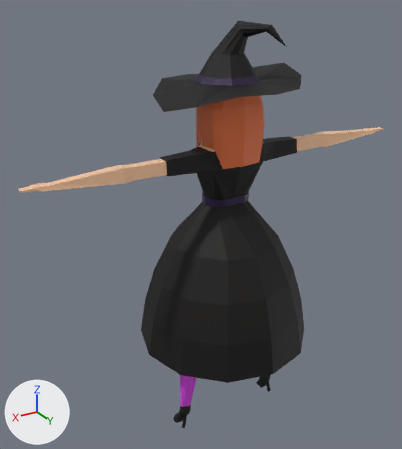
The Blender file Ryddelmyst_5.8/Content/Ryddelmyst_Assets/Meshes/witch_anims.blend, before and after one commit.
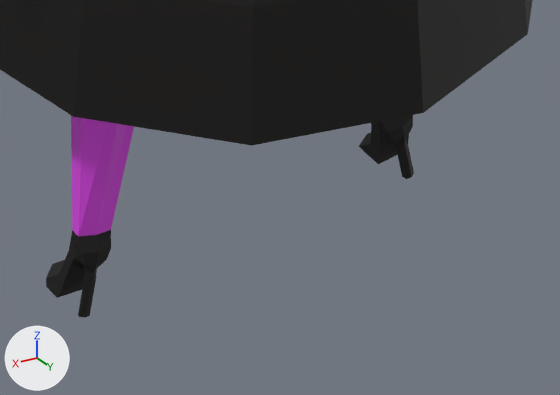
The first picture shows the older version from a 50 mm lens placed at (12.26, 18.45, 18.83), pointed at (0.75, -0.74, 9.24). The close-ups show the older and then the newer version on the part from 40% to 77% of the width and 77% to 100% of the height of that picture. Only the edits that show in the close-ups are written down. Arrows for +X, +Y and +Z are at lower left; the lights stay in place.

The scene before the commit, as lines of its bpy script (objects in view):
```python
me_cube = bpy.data.meshes.new('Cube')
me_cube.from_pydata(...)  # 665 vertices, 658 faces, 2 loose edges; spans x -8.5..8.5, y -3.8..3.8, z -15.1..2.8
# faces by material slot: [219, 244, 111, 60, 24]
me_cube.materials.append(mat_skin)  # beige #ffcca4
me_cube.materials.append(mat_black)  # black #070301
me_cube.materials.append(mat_hair)  # orange #e6723f
me_cube.materials.append(mat_belt)  # dark purple #230b3f
me_cube.materials.append(mat_leggings)  # pink #dd46e7
ob_body = bpy.data.objects.new('Body', me_cube)
ob_body.location = (0.0, 0.0, 14.85)
```
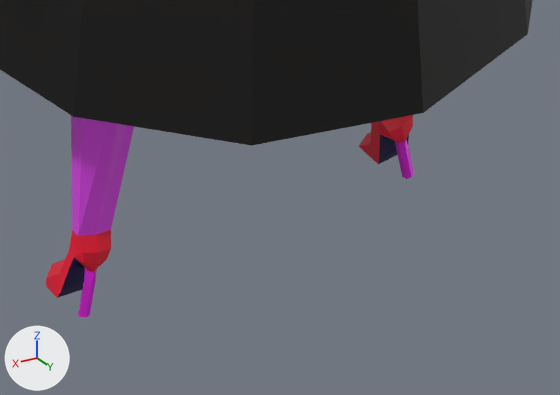
Where the newer file only moved an object's origin or applied its transform, the numbers keep the older frame.

Changed parts and their boxes (x1, y1, x2, y2) in the close-ups (560 x 395 px):
part 1 of me_cube, recoloured: (46, 115, 413, 297) in both
part 2 of me_cube, recoloured (black to dark blue): (378, 134, 409, 164) in both
part 3 of me_cube, recoloured (black to dark blue): (57, 258, 85, 298) in both
part 4 of me_cube, recoloured: (78, 140, 414, 318) in both

What the commit changed:
Material 'Shoe Clasp' (mat_shoe_clasp) is new.
Its base color is (0.69, 0.8, 0.0213) (yellow #d8e728).
Its metallic is 0.353.
Material 'Underhoof' (mat_underhoof) is new.
Its base color is (0.00122, 0.00145, 0.0602) (dark blue #040545).
Material 'Shoesies' (mat_shoesies) is new.
Its base color is (0.8, 0.0024, 0.0287) (red #e7082f).
Material 'Legging Shorts' (mat_legging_shorts) is new.
Its base color is (0.0881, 0.0254, 0.8) (blue #542ce7).
Material 'Right Stocking' (mat_right_stocking) is new.
Its base color is (0.8, 0.255, 0.0172) (orange #e78a23).
Material 'Heel' (mat_heel) is new.
Its base color is (0.8, 0.0133, 0.782) (pink #e71ee5).
Its metallic is 0.274.
Material 'Toe' (mat_toe) is new.
Its base color is (0.327, 0.327, 0.327) (grey #9b9b9b).
Its metallic is 0.371.
me_cube has 665 vertices, 658 faces, 2 loose edges and spans x -8.5..8.5, y -3.8..3.8, z -15.1..2.8.
me_cube is used by ob_body; location (0.0, 0.0, 14.85).
me_cube part 1: 48 of the faces centred in x -2.7..2.7, y -0.1..0.7, z -15.0..-14.0 switch from mat_black (black #070301) to mat_shoesies (red #e7082f).
me_cube part 2: 8 of the faces centred in x -2.5..-2.4, y -0.2..0.6, z -15.1..-14.4 switch from mat_black (black #070301) to mat_underhoof (dark blue #040545).
me_cube part 3: 8 of the faces centred in x 2.4..2.5, y -0.2..0.6, z -15.1..-14.4 switch from mat_black (black #070301) to mat_underhoof (dark blue #040545).
me_cube part 4: all 20 faces centred in x -2.5..2.5, y 0.5..0.6, z -14.9..-14.5 switch from mat_black (black #070301) to mat_heel (pink #e71ee5).
me_cube gains material mat_right_stocking (orange #e78a23).
me_cube gains material mat_legging_shorts (blue #542ce7).
me_cube gains material mat_shoe_clasp (yellow #d8e728).
me_cube gains material mat_toe (grey #9b9b9b).
